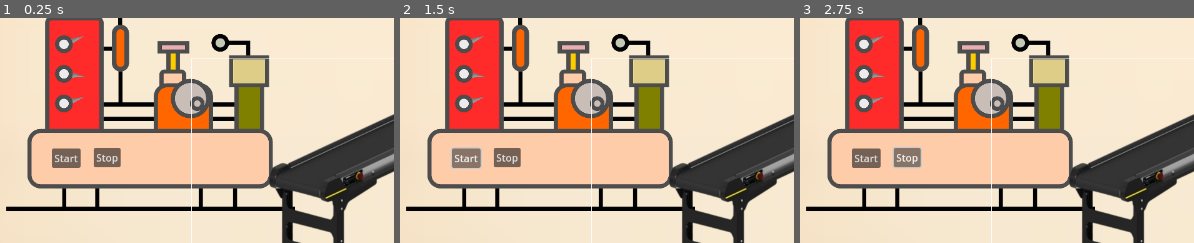
Above: before the commit, frames 1-3 (left to right).
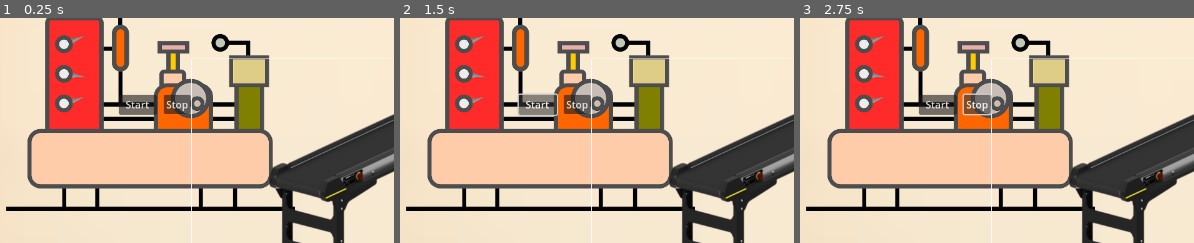
Above: after the commit, the same moments.

Repository: dkajo/supply-chain-game
Game: Godot game, scene res://level.tscn
The game is run twice, just before and just after one commit, with the same random seed, the same clock (stepped at 60 frames per second) and the same inputs.
Inputs:
- Up to frame 1 (0.25 s): no input
- Up to frame 2 (1.5 s): click "Start" at 0.5 s; click "Start" at 1.25 s
- Up to frame 3 (2.75 s): click "Stop" at 2 s
The pictures show only the part of the screen within x 0-50%, y 43-93%; the shares and areas given below are measured in that part.

The runs differ from the first frame. In frame 1, 2.5% of the frame differs, in the area x 13-49%, y 34-67%; in frame 2, 2.8%, in the area x 12-49%, y 33-68%; in frame 3, 2.8%.

Commit message:
Update level.tscn

Diff:
--- a/level.tscn
+++ b/level.tscn
@@ -19,18 +19,18 @@
 
 [node name="StartButton" type="Button" parent="UI/Control"]
 layout_mode = 0
-offset_left = 91.0
-offset_top = 516.0
-offset_right = 137.0
-offset_bottom = 547.0
+offset_left = 198.0
+offset_top = 430.0
+offset_right = 259.0
+offset_bottom = 462.0
 text = "Start"
 
 [node name="StopButton" type="Button" parent="UI/Control"]
 layout_mode = 0
-offset_left = 158.0
-offset_top = 515.0
-offset_right = 201.0
-offset_bottom = 546.0
+offset_left = 270.0
+offset_top = 430.0
+offset_right = 313.0
+offset_bottom = 461.0
 text = "Stop"
 
 [node name="BalanceLabel" type="Label" parent="UI/Control"]
